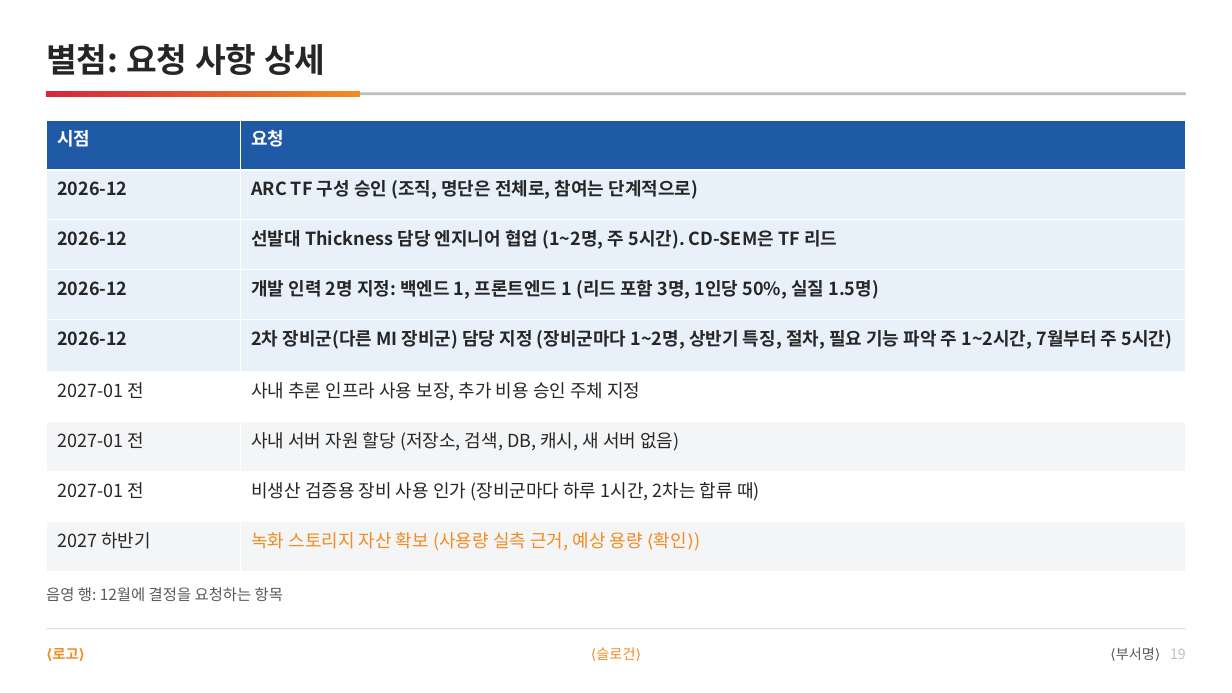
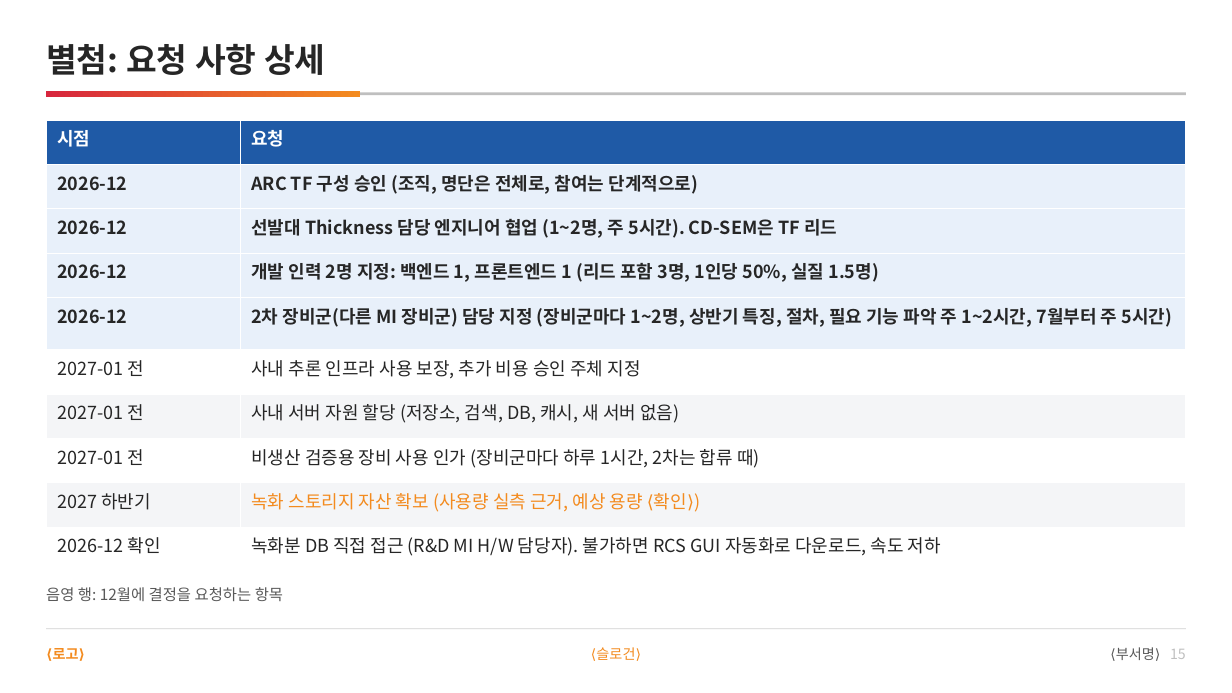
Before and after one commit to DarrenKoi/pm_notes, a slide deck: slide 15 of my-task/arc-tf/deliverables/arc-tf-proposal.pptx (slide 19 before the commit). Drawn at 1232x693 pixels with LibreOffice and Linux fonts; fonts in the diff are those of the drawing. Boxes give left, top, right and bottom in pixels: in the first picture for what was removed or moved away, otherwise in the second. Text is boxed around its words. In the diff, an @@ line names an element or a change of style, - is before the commit and + after.

```diff
--- a/my-task/arc-tf/deliverables/arc-tf-proposal.pptx
+++ b/my-task/arc-tf/deliverables/arc-tf-proposal.pptx
@@ table at [46,120,1186,564] @@
+row 10: 2026-12 확인 | 녹화분 DB 직접 접근 (R&D MI H/W 담당자). 불가하면 RCS GUI 자동화로 다운로드, 속도 저하
```
Also in this commit, not shown: 9 other slides changed, 4 slides removed, 5 other files.
